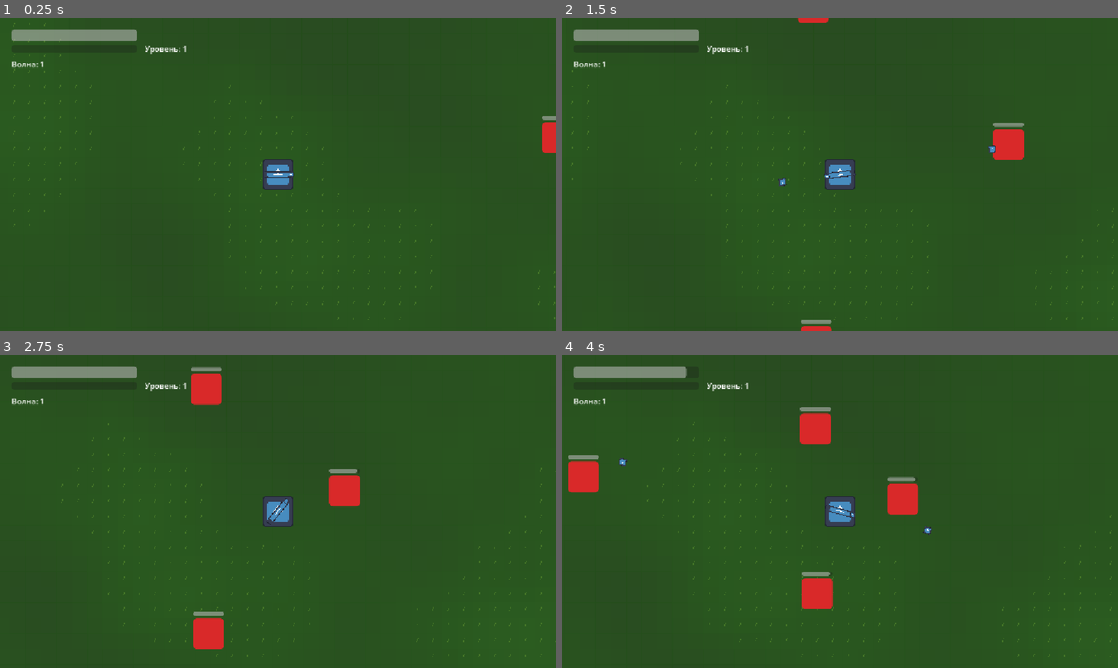
Above: before the commit, frames 1-4 (two rows, left to right).
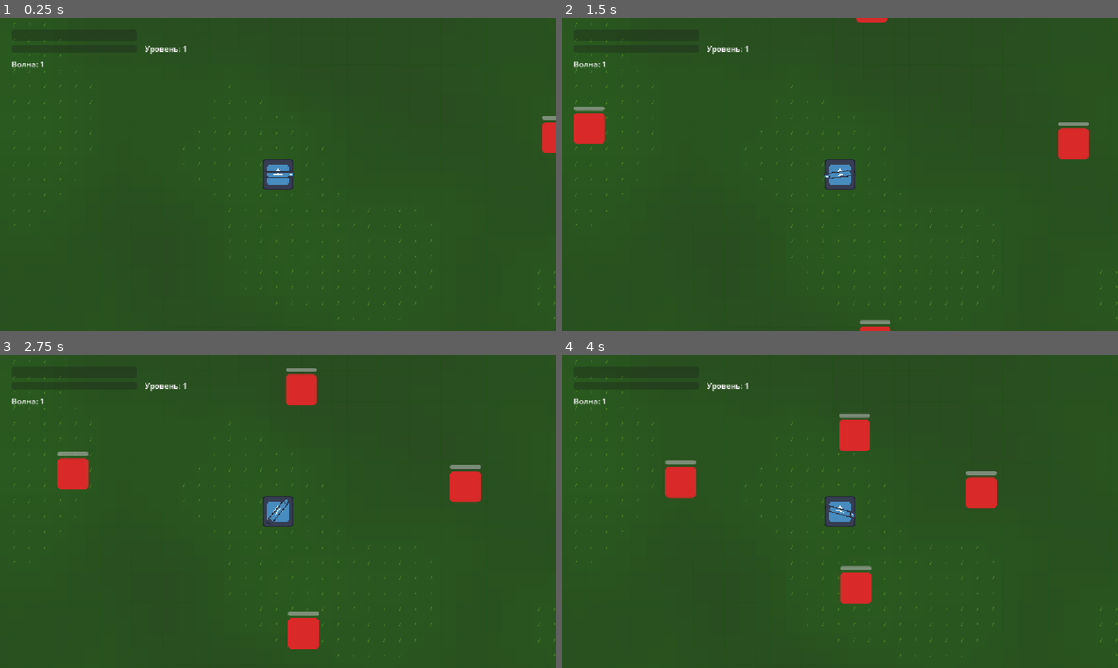
Above: after the commit, the same moments.

Repository: ZumVel/roguelike
Game: Godot game, scene res://levels/test_level/main.tscn
Two runs of this game, one before a commit and one after it. Both use one fixed random seed, a clock stepped at 60 frames per second and the inputs below. The engine's default icon, where the game draws it, is replaced by a stand-in: a white triangle on a blue panel in a dark square.
Inputs (mouse positions are in pixels of both pictures, inside the frame that each line leads up to):
- Up to frame 1 (0.25 s): no input
- Up to frame 2 (1.5 s): tap Enter (ui_accept) at 0.5, 0.77 s; move the mouse to (962, 158) at 0.52 s; hold Right (ui_right) 0.53-1.25 s; click (962, 158) at 0.67 s; drag from (728, 190) to (840, 174) at 1.27 s
- Up to frame 3 (2.75 s): move the mouse to (333, 442) at 2.02 s; hold Right (ui_right) from 2.03 s (still down)
- Up to frame 4 (4 s): release Right (ui_right) at 2.75 s; drag from (812, 574) to (673, 464) at 2.77 s; move the mouse to (1006, 558) at 3.52 s; hold Left (ui_left) from 3.53 s (still down); tap Enter (ui_accept) at 3.77 s

The runs differ from the first frame. In frame 1, 0.9% of the frame differs, in the area x 2-25%, y 3-8%; in frame 2, 3.9%; in frame 3, 5.9%; in frame 4, 6.5%, in the area x 1-100%, y 1-97%.
Error after the commit: Parse Error: Static function "has_touchscreen_ui_hint()" not found in base "GDScriptNativeClass". (res://components/InputComponent.gd:66)

Commit message:
Add mobile controls with dash functionality and component architecture
-Key features implemented:
-MobileInputComponent.gd - New component for touch-based dual joystick controls with movement and aiming joysticks, fire button, and dash button that only activates on mobile devices
-DashComponent.gd - New component implementing dash mechanics with configurable speed, duration, cooldown, and direction modes
-MobileControlsController.gd - New coordinator component linking mobile input and dash components, handling dash requests and firing states
-simple_character.gd - Modified to integrate dash component and prioritize dash physics processing
-simple_character.tscn - Updated scene with new mobile control nodes including MobileInputComponent, DashComponent, and MobileControlsController
-InputComponent.gd - Enhanced to support mobile input vectors and aim directions when running on mobile devices
-README.md - Added comprehensive documentation for mobile controls components and setup instructions

The implementation follows a clean component-based architecture where mobile controls automatically disable on PC while maintaining keyboard/mouse functionality, and adds a complete dash system with proper timing and cooldown management.

Diff:
--- a/characters/simple_character/simple_character.gd
+++ b/characters/simple_character/simple_character.gd
@@ -8,14 +8,23 @@
 @onready var movement_component: MovementComponent = $MovementComponent
 @onready var weapon: Weapon = $weapon
 @onready var health_component: Node = $HealthComponent
+var dash_component: DashComponent = null
 
 var level := 1
 var experience := 0
 
 func _ready() -> void:
 	add_to_group("player")
+	# Пытаемся найти компонент рывка
+	if has_node("DashComponent"):
+		dash_component = $DashComponent
 
 func _physics_process(delta: float) -> void:
+	# Обрабатываем рывок первым приоритетом
+	if dash_component and dash_component.is_dashing():
+		dash_component.process_dash(delta)
+		return
+
 	movement_component.move(input_component.get_input_vector(), delta)
 	if input_component.is_firing():
 		weapon.fire(get_global_mouse_position())
--- a/characters/simple_character/simple_character.tscn
+++ b/characters/simple_character/simple_character.tscn
@@ -6,6 +6,9 @@
 [ext_resource type="Script" uid="uid://ewjfg08loil" path="res://components/InputComponent.gd" id="4_1r5hv"]
 [ext_resource type="PackedScene" uid="uid://cespstlg1sfhc" path="res://weapons/weapon.tscn" id="5_1r5hv"]
 [ext_resource type="Script" path="res://components/HealthComponent.gd" id="6_health"]
+[ext_resource type="Script" path="res://components/mobile_controls/DashComponent.gd" id="7_dash"]
+[ext_resource type="Script" path="res://components/mobile_controls/MobileControlsController.gd" id="8_mobile_ctrl"]
+[ext_resource type="Script" path="res://components/mobile_controls/MobileInputComponent.gd" id="9_mobile_input"]
 
 [sub_resource type="RectangleShape2D" id="RectangleShape2D_g4v7s"]
 size = Vector2(65, 63)
@@ -36,3 +39,15 @@
 [node name="InputComponent" type="Node2D" parent="." unique_id=1416766981]
 script = ExtResource("4_1r5hv")
 metadata/_custom_type_script = "uid://ewjfg08loil"
+
+[node name="MobileInputComponent" type="Node2D" parent="InputComponent" unique_id=1416766982]
+script = ExtResource("9_mobile_input")
+metadata/_custom_type_script = "res://components/mobile_controls/MobileInputComponent.gd"
+
+[node name="DashComponent" type="Node" parent="." unique_id=1660794485]
+script = ExtResource("7_dash")
+metadata/_custom_type_script = "res://components/mobile_controls/DashComponent.gd"
+
+[node name="MobileControlsController" type="Node" parent="." unique_id=1660794486]
+script = ExtResource("8_mobile_ctrl")
+metadata/_custom_type_script = "res://components/mobile_controls/MobileControlsController.gd"
--- a/components/InputComponent.gd
+++ b/components/InputComponent.gd
@@ -8,19 +8,61 @@
 
 @export var fire_action: String = "ui_accept"
 
+## Ссылка на компонент мобильного ввода (опционально)
+var mobile_input: MobileInputComponent = null
+var mobile_controller: MobileControlsController = null
+
+func _ready() -> void:
+	# Пытаемся найти дочерний узел MobileInputComponent
+	mobile_input = get_node_or_null("MobileInputComponent") as MobileInputComponent
+
+	# Пытаемся найти родительский контроллер мобильных элементов управления
+	var parent = get_parent()
+	if parent and parent.has_node("MobileControlsController"):
+		mobile_controller = parent.get_node("MobileControlsController") as MobileControlsController
+
 func get_input_vector() -> Vector2:
 	var dir := Vector2.ZERO
-	dir.x = Input.get_action_strength(right_action) - Input.get_action_strength(left_action)
-	dir.y = Input.get_action_strength(down_action) - Input.get_action_strength(up_action)
+
+	# Если мобильное устройство и есть mobile_input, используем его
+	if mobile_input and _is_mobile_device():
+		dir = mobile_input.get_move_vector()
+	else:
+		dir.x = Input.get_action_strength(right_action) - Input.get_action_strength(left_action)
+		dir.y = Input.get_action_strength(down_action) - Input.get_action_strength(up_action)
+
 	return dir.normalized()
 
 func _get_mouse_world_position() -> Vector2:
 	return get_global_mouse_position()
 
 func get_aim_direction(origin: Vector2) -> Vector2:
+	# Если мобильное устройство и есть mobile_input, используем джойстик прицеливания
+	if mobile_input and _is_mobile_device():
+		var aim_vector = mobile_input.get_aim_vector()
+		if aim_vector != Vector2.ZERO:
+			return aim_vector
+		# Если джойстик не активен, возвращаем последнее направление или дефолтное
+		return Vector2.RIGHT
+
 	var mouse_pos := _get_mouse_world_position()
 	var dir := mouse_pos - origin
 	return dir.normalized()
 
 func is_firing() -> bool:
+	# Проверяем мобильный ввод через контроллер
+	if mobile_controller and _is_mobile_device():
+		return mobile_controller.is_mobile_firing()
+
+	# Проверяем мобильный ввод напрямую (для обратной совместимости)
+	if mobile_input and _is_mobile_device():
+		return mobile_input.is_firing()
+
 	return Input.is_action_pressed(fire_action) or Input.is_mouse_button_pressed(MOUSE_BUTTON_LEFT)
+
+func _is_mobile_device() -> bool:
+	if OS.get_name() in ["Android", "iOS"]:
+		return true
+	if Input.has_touchscreen_ui_hint():
+		return true
+	return false
--- /dev/null
+++ b/components/mobile_controls/DashComponent.gd
@@ -0,0 +1,94 @@
+extends Node
+class_name DashComponent
+
+## Сигналы
+signal dash_started()
+signal dash_ended()
+signal dash_cooldown_changed(cooldown: float, max_cooldown: float)
+
+## Настройки рывка
+@export var dash_speed: float = 800.0           # Скорость рывка (пикселей/сек)
+@export var dash_duration: float = 0.15         # Длительность рывка (секунды)
+@export var dash_cooldown: float = 2.0          # Перезарядка между рывками (секунды)
+@export var dash_direction_mode: int = 0        # 0 = по направлению движения, 1 = по направлению прицеливания
+
+var body: CharacterBody2D
+var _is_dashing: bool = false
+var _dash_timer: Timer
+var _cooldown_timer: Timer
+var _can_dash: bool = true
+var _dash_direction: Vector2 = Vector2.ZERO
+
+func _ready() -> void:
+	body = get_parent() as CharacterBody2D
+	if not body:
+		push_error("DashComponent должен быть дочерним узлом CharacterBody2D")
+		return
+
+	# Создаем таймер длительности рывка
+	_dash_timer = Timer.new()
+	_dash_timer.one_shot = true
+	_dash_timer.timeout.connect(_on_dash_timer_timeout)
+	add_child(_dash_timer)
+
+	# Создаем таймер перезарядки
+	_cooldown_timer = Timer.new()
+	_cooldown_timer.one_shot = true
+	_cooldown_timer.timeout.connect(_on_cooldown_timer_timeout)
+	add_child(_cooldown_timer)
+
+## Запросить рывок в указанном направлении
+func request_dash(direction: Vector2) -> void:
+	if not _can_dash or _is_dashing:
+		return
+
+	if direction == Vector2.ZERO:
+		return
+
+	_start_dash(direction.normalized())
+
+## Начать рывок
+func _start_dash(direction: Vector2) -> void:
+	_is_dashing = true
+	_can_dash = false
+	_dash_direction = direction
+
+	dash_started.emit()
+
+	# Запускаем таймер длительности рывка
+	_dash_timer.start(dash_duration)
+
+## Выполнить физику рывка (вызывать из _physics_process родителя)
+func process_dash(delta: float) -> void:
+	if not _is_dashing:
+		return
+
+	# Применяем скорость рывка
+	body.velocity = _dash_direction * dash_speed
+	body.move_and_slide()
+
+## Обработка завершения рывка
+func _on_dash_timer_timeout() -> void:
+	_is_dashing = false
+	dash_ended.emit()
+
+	# Запускаем таймер перезарядки
+	_cooldown_timer.start(dash_cooldown)
+
+## Обработка завершения перезарядки
+func _on_cooldown_timer_timeout() -> void:
+	_can_dash = true
+
+## Проверить, можно ли сделать рывок
+func can_dash() -> bool:
+	return _can_dash and not _is_dashing
+
+## Получить текущее состояние рывка
+func is_dashing() -> bool:
+	return _is_dashing
+
+## Получить оставшееся время перезарядки
+func get_cooldown_remaining() -> float:
+	if _can_dash:
+		return 0.0
+	return _cooldown_timer.time_left
--- /dev/null
+++ b/components/mobile_controls/MobileControlsController.gd
@@ -0,0 +1,56 @@
+extends Node
+class_name MobileControlsController
+
+## Этот компонент связывает MobileInputComponent и DashComponent
+## Должен быть добавлен как дочерний узел игрока (CharacterBody2D)
+
+var mobile_input: MobileInputComponent
+var dash_component: DashComponent
+var input_component: InputComponent
+
+func _ready() -> void:
+	# Находим компоненты на родителе
+	var parent = get_parent()
+
+	mobile_input = parent.get_node_or_null("InputComponent/MobileInputComponent") as MobileInputComponent
+	dash_component = parent.get_node_or_null("DashComponent") as DashComponent
+	input_component = parent.get_node_or_null("InputComponent") as InputComponent
+
+	if mobile_input:
+		# Подключаем сигнал рывка от мобильного ввода к компоненту рывка
+		mobile_input.dash_requested.connect(_on_dash_requested)
+
+		# Подключаем сигналы огня для стрельбы
+		mobile_input.fire_started.connect(_on_fire_started)
+		mobile_input.fire_ended.connect(_on_fire_ended)
+
+func _on_dash_requested() -> void:
+	if dash_component and input_component:
+		# Определяем направление рывка
+		var direction = Vector2.ZERO
+
+		# Приоритет 1: направление прицеливания (если активно)
+		var aim_vector = mobile_input.get_aim_vector()
+		if aim_vector != Vector2.ZERO:
+			direction = aim_vector
+		else:
+			# Приоритет 2: направление движения
+			var move_vector = mobile_input.get_move_vector()
+			if move_vector != Vector2.ZERO:
+				direction = move_vector
+			else:
+				# Приоритет 3: последнее известное направление или дефолтное
+				direction = Vector2.RIGHT
+
+		dash_component.request_dash(direction)
+
+var _is_firing_mobile: bool = false
+
+func _on_fire_started() -> void:
+	_is_firing_mobile = true
+
+func _on_fire_ended() -> void:
+	_is_firing_mobile = false
+
+func is_mobile_firing() -> bool:
+	return _is_firing_mobile
--- /dev/null
+++ b/components/mobile_controls/MobileInputComponent.gd
@@ -0,0 +1,219 @@
+extends Node2D
+class_name MobileInputComponent
+
+## Сигналы для передачи данных ввода
+signal move_vector_changed(value: Vector2)
+signal aim_vector_changed(value: Vector2)
+signal dash_requested()
+signal fire_started()
+signal fire_ended()
+
+## Настройки джойстиков
+@export var move_joystick_range: float = 50.0
+@export var aim_joystick_range: float = 50.0
+@export var joystick_deadzone: float = 0.1
+
+## Внутреннее состояние
+var _move_vector: Vector2 = Vector2.ZERO
+var _aim_vector: Vector2 = Vector2.ZERO
+var _move_touch_id: int = -1
+var _aim_touch_id: int = -1
+var _move_joystick_origin: Vector2 = Vector2.ZERO
+var _aim_joystick_origin: Vector2 = Vector2.ZERO
+var _move_joystick_current: Vector2 = Vector2.ZERO
+var _aim_joystick_current: Vector2 = Vector2.ZERO
+var _fire_button_rect: Rect2 = Rect2(0, 0, 80, 80)
+var _dash_button_rect: Rect2 = Rect2(0, 0, 70, 70)
+
+## Позиции кнопок на экране (в пикселях от краев)
+@export var move_joystick_position: Vector2 = Vector2(150, -150)  # слева снизу
+@export var aim_joystick_position: Vector2 = Vector2(-150, -150)  # справа снизу
+@export var fire_button_position: Vector2 = Vector2(-120, -80)    # справа над джойстиком аима
+@export var dash_button_position: Vector2 = Vector2(-220, -150)   # левее кнопки огня
+
+func _ready() -> void:
+	# Проверяем, запущено ли на мобильном устройстве
+	if not _is_mobile_device():
+		set_process_input(false)
+		set_physics_process(false)
+		return
+
+	# Обновляем позиции кнопок при изменении размера окна
+	get_viewport().size_changed.connect(_update_button_positions)
+	_update_button_positions()
+
+func _is_mobile_device() -> bool:
+	# Определяем мобильное устройство по платформе или наличию тач-ввода
+	if OS.get_name() in ["Android", "iOS"]:
+		return true
+	# Также можно проверять наличие тач-ввода
+	if Input.has_touchscreen_ui_hint():
+		return true
+	return false
+
+func _update_button_positions() -> void:
+	var viewport_size = get_viewport_rect().size
+
+	# Движение: слева снизу
+	if move_joystick_position.x > 0:
+		_move_joystick_origin = Vector2(move_joystick_position.x, viewport_size.y + move_joystick_position.y)
+	else:
+		_move_joystick_origin = Vector2(viewport_size.x + move_joystick_position.x, viewport_size.y + move_joystick_position.y)
+
+	# Прицеливание: справа снизу
+	if aim_joystick_position.x > 0:
+		_aim_joystick_origin = Vector2(aim_joystick_position.x, viewport_size.y + aim_joystick_position.y)
+	else:
+		_aim_joystick_origin = Vector2(viewport_size.x + aim_joystick_position.x, viewport_size.y + aim_joystick_position.y)
+
+	# Кнопка огня: справа
+	if fire_button_position.x > 0:
+		_fire_button_rect = Rect2(
+			fire_button_position.x - 40,
+			viewport_size.y + fire_button_position.y - 40,
+			80, 80
+		)
+	else:
+		_fire_button_rect = Rect2(
+			viewport_size.x + fire_button_position.x - 40,
+			viewport_size.y + fire_button_position.y - 40,
+			80, 80
+		)
+
+	# Кнопка рывка: левее кнопки огня
+	if dash_button_position.x > 0:
+		_dash_button_rect = Rect2(
+			dash_button_position.x - 35,
+			viewport_size.y + dash_button_position.y - 35,
+			70, 70
+		)
+	else:
+		_dash_button_rect = Rect2(
+			viewport_size.x + dash_button_position.x - 35,
+			viewport_size.y + dash_button_position.y - 35,
+			70, 70
+		)
+
+func _input(event: InputEvent) -> void:
+	if event is InputEventScreenTouch:
+		_handle_touch(event)
+	elif event is InputEventScreenDrag:
+		_handle_drag(event)
+
+func _handle_touch(event: InputEventScreenTouch) -> void:
+	var touch_pos = event.position
+	var touch_id = event.index
+
+	if event.pressed:
+		# Проверяем попадание в кнопку огня
+		if _fire_button_rect.has_point(touch_pos):
+			fire_started.emit()
+			return
+
+		# Проверяем попадание в кнопку рывка
+		if _dash_button_rect.has_point(touch_pos):
+			dash_requested.emit()
+			return
+
+		# Проверяем попадание в зону джойстика движения
+		if touch_pos.distance_to(_move_joystick_origin) < move_joystick_range * 1.5:
+			_move_touch_id = touch_id
+			_move_joystick_current = touch_pos
+			_update_move_vector()
+			return
+
+		# Проверяем попадание в зону джойстика прицеливания
+		if touch_pos.distance_to(_aim_joystick_origin) < aim_joystick_range * 1.5:
+			_aim_touch_id = touch_id
+			_aim_joystick_current = touch_pos
+			_update_aim_vector()
+			return
+	else:
+		# Отпустили палец
+		if touch_id == _move_touch_id:
+			_move_touch_id = -1
+			_move_vector = Vector2.ZERO
+			move_vector_changed.emit(_move_vector)
+		elif touch_id == _aim_touch_id:
+			_aim_touch_id = -1
+			_aim_vector = Vector2.ZERO
+			aim_vector_changed.emit(_aim_vector)
+		elif _fire_button_rect.has_point(touch_pos):
+			fire_ended.emit()
+
+func _handle_drag(event: InputEventScreenDrag) -> void:
+	var touch_pos = event.position
+	var touch_id = event.index
+
+	if touch_id == _move_touch_id:
+		_move_joystick_current = touch_pos
+		_update_move_vector()
+	elif touch_id == _aim_touch_id:
+		_aim_joystick_current = touch_pos
+		_update_aim_vector()
+
+func _update_move_vector() -> void:
+	var delta = _move_joystick_current - _move_joystick_origin
+	var distance = delta.length()
+
+	if distance < joystick_deadzone * move_joystick_range:
+		_move_vector = Vector2.ZERO
+	else:
+		var normalized_distance = min(distance / move_joystick_range, 1.0)
+		_move_vector = delta.normalized() * normalized_distance
+
+	move_vector_changed.emit(_move_vector)
+
+func _update_aim_vector() -> void:
+	var delta = _aim_joystick_current - _aim_joystick_origin
+	var distance = delta.length()
+
+	if distance < joystick_deadzone * aim_joystick_range:
+		_aim_vector = Vector2.ZERO
+	else:
+		var normalized_distance = min(distance / aim_joystick_range, 1.0)
+		_aim_vector = delta.normalized() * normalized_distance
+
+	aim_vector_changed.emit(_aim_vector)
+
+## Получить вектор движения (нормализованный, от -1 до 1)
+func get_move_vector() -> Vector2:
+	return _move_vector
+
+## Получить вектор прицеливания (нормализованный, от -1 до 1)
+func get_aim_vector() -> Vector2:
+	return _aim_vector
+
+## Проверить, активен ли огонь
+func is_firing() -> bool:
+	# Здесь можно добавить дополнительную логику, если нужно
+	return false
+
+## Нарисовать джойстики и кнопки для отладки/визуализации
+func _draw() -> void:
+	if not _is_mobile_device():
+		return
+
+	# Рисуем джойстик движения
+	_draw_joystick(_move_joystick_origin, _move_joystick_current, move_joystick_range, Color(0, 0.5, 1, 0.5))
+
+	# Рисуем джойстик прицеливания
+	_draw_joystick(_aim_joystick_origin, _aim_joystick_current, aim_joystick_range, Color(1, 0.5, 0, 0.5))
+
+	# Рисуем кнопку огня
+	draw_circle(_fire_button_rect.position + Vector2(40, 40), 40, Color(1, 0, 0, 0.3))
+	draw_circle(_fire_button_rect.position + Vector2(40, 40), 30, Color(1, 0, 0, 0.5))
+
+	# Рисуем кнопку рывка
+	draw_circle(_dash_button_rect.position + Vector2(35, 35), 35, Color(0, 1, 0, 0.3))
+	draw_circle(_dash_button_rect.position + Vector2(35, 35), 25, Color(0, 1, 0, 0.5))
+
+func _draw_joystick(origin: Vector2, current: Vector2, range: float, color: Color) -> void:
+	# Базовая зона джойстика
+	draw_circle(origin, range, Color(color.r, color.g, color.b, 0.2))
+	draw_circle(origin, 5, color)
+
+	# Текущая позиция стика
+	if current != Vector2.ZERO:
+		var clamped_current = origin + (current - origin).clamped(range)
+		draw_circle(clamped_current, 20, color)
